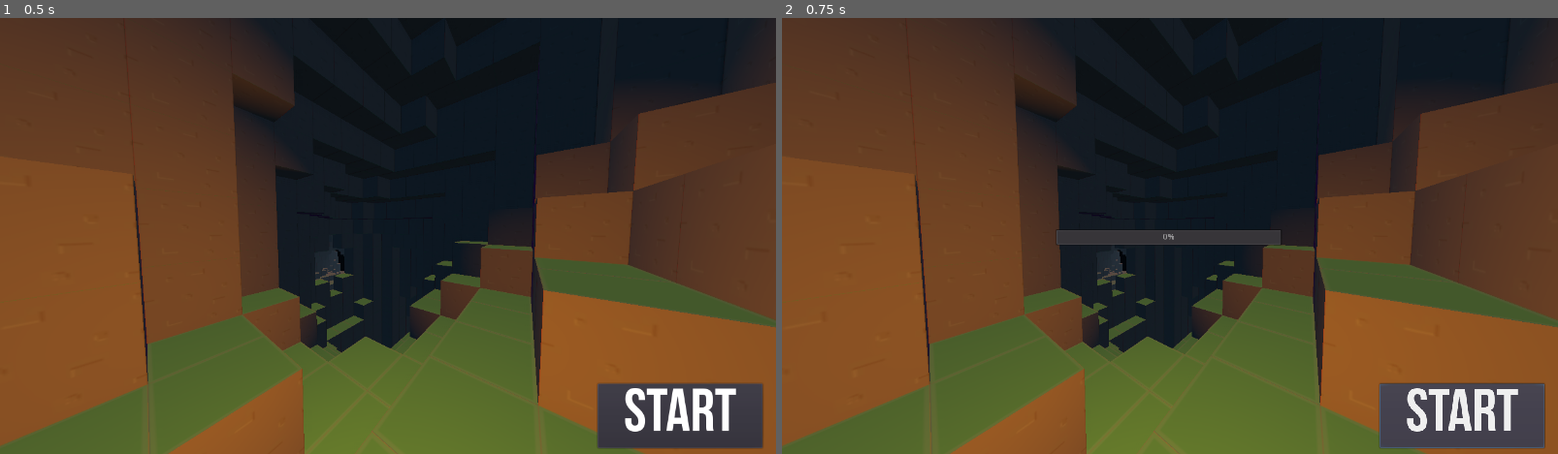
Above: before the commit, frames 1-2 (left to right).
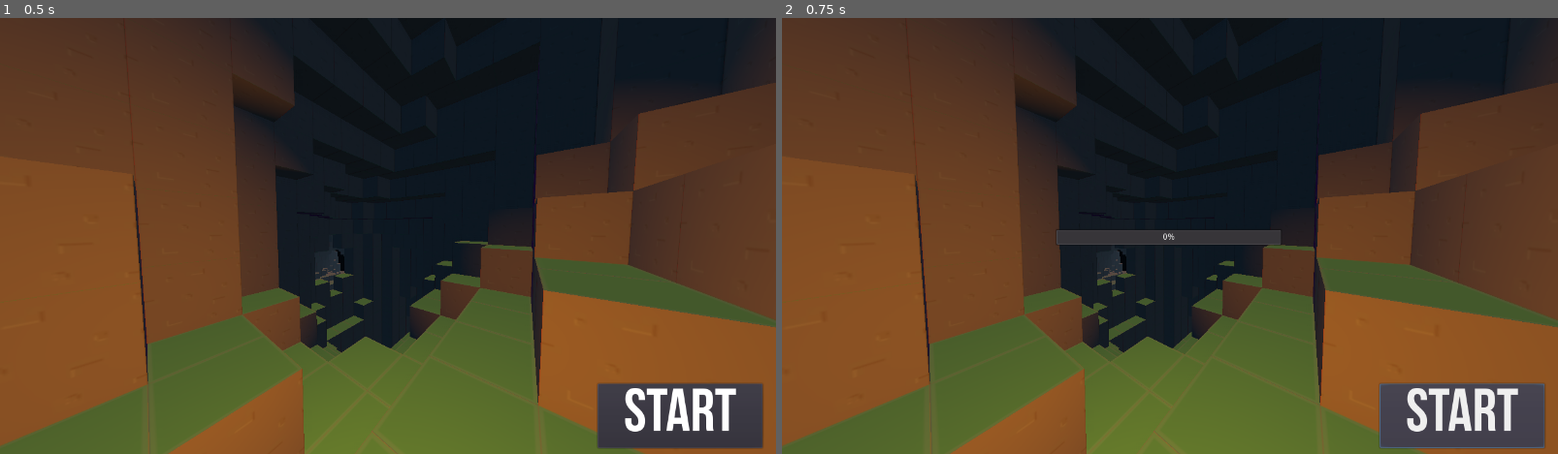
Above: after the commit, the same moments.

Repository: ThomBogers/blocks
Game: Godot game, scene res://scenes/Menu.tscn
The game is run twice, just before and just after one commit, with the same random seed, the same clock (stepped at 60 frames per second) and the same inputs.
Inputs:
- Up to frame 1 (0.5 s): no input
- Up to frame 2 (0.75 s): click "Start" at 0.5 s

Frame 1 is identical in both runs. In frame 2, 0.2% of the frame differs, in the area x 49-99%, y 49-95%.
Error after the commit: Attempt to call function 'instance' in base 'null instance' on a null instance. (res://src/UI/Menu.gd:34)

Commit message:
Cleanup scene tree

Diff:
--- a/scenes/Game.tscn
+++ b/scenes/Game.tscn
@@ -1,8 +1,15 @@
-[gd_scene load_steps=6 format=2]
+[gd_scene load_steps=18 format=2]
 
-[ext_resource path="res://scenes/World.tscn" type="PackedScene" id=1]
-[ext_resource path="res://src/util/threadpool.gd" type="Script" id=2]
-[ext_resource path="res://src/util/savestate.gd" type="Script" id=3]
+[ext_resource path="res://src/game/Game.gd" type="Script" id=1]
+[ext_resource path="res://src/world/World.gd" type="Script" id=2]
+[ext_resource path="res://src/player/Player.gd" type="Script" id=3]
+[ext_resource path="res://src/player/Camera.gd" type="Script" id=4]
+[ext_resource path="res://images/raw/UI/menu_background.png" type="Texture" id=5]
+[ext_resource path="res://src/player/FPS.gd" type="Script" id=6]
+[ext_resource path="res://images/raw/croshair.png" type="Texture" id=7]
+[ext_resource path="res://src/player/Crosshair.gd" type="Script" id=8]
+[ext_resource path="res://src/util/threadpool.gd" type="Script" id=9]
+[ext_resource path="res://src/util/savestate.gd" type="Script" id=10]
 
 [sub_resource type="ProceduralSky" id=1]
 sky_top_color = Color( 0.0470588, 0.454902, 0.976471, 1 )
@@ -26,14 +33,121 @@
 dof_blur_far_quality = 2
 glow_enabled = true
 
+[sub_resource type="CapsuleShape" id=6]
+radius = 0.4
+height = 16.0
+
+[sub_resource type="CapsuleMesh" id=7]
+radius = 0.7
+
+[sub_resource type="SpatialMaterial" id=3]
+flags_transparent = true
+roughness = 0.0
+
+[sub_resource type="DynamicFontData" id=4]
+font_path = "res://fonts/BebasNeueBold.ttf"
+
+[sub_resource type="DynamicFont" id=5]
+size = 100
+font_data = SubResource( 4 )
+
 [node name="Game" type="Spatial"]
+script = ExtResource( 1 )
 
 [node name="Viewport" type="Viewport" parent="."]
 
 [node name="WorldEnvironment" type="WorldEnvironment" parent="."]
 environment = SubResource( 2 )
 
-[node name="World" parent="." instance=ExtResource( 1 )]
+[node name="World" type="Spatial" parent="."]
+script = ExtResource( 2 )
+
+[node name="Player" type="KinematicBody" parent="World"]
+transform = Transform( 1, 0, 0, 0, 1, 0, 0, 0, 1, 0, 16, 0 )
+collision_layer = 0
+collision_mask = 0
+script = ExtResource( 3 )
+
+[node name="PlayerCollider" type="CollisionShape" parent="World/Player"]
+transform = Transform( 1, 0, 0, 0, -4.37114e-008, -1, 0, 1, -4.37114e-008, 0, 0, 0 )
+shape = SubResource( 6 )
+
+[node name="MeshInstance" type="MeshInstance" parent="World/Player/PlayerCollider"]
+transform = Transform( 16, 0, 0, 0, 16, 0, 0, 0, 16, 0, 0, 0 )
+mesh = SubResource( 7 )
+material/0 = SubResource( 3 )
+
+[node name="Camera" type="InterpolatedCamera" parent="World/Player"]
+transform = Transform( 1, 0, 0, 0, 1, 0, 0, 0, 1, 0, 16, 0 )
+fov = 90.0
+far = 4800.0
+target = NodePath("..")
+script = ExtResource( 4 )
+
+[node name="Light" type="OmniLight" parent="World/Player"]
+light_color = Color( 0.870588, 0.580392, 0.0313726, 1 )
+omni_range = 99.0
+
+[node name="InGameMenu" type="Control" parent="World/Player"]
+visible = false
+margin_right = 40.0
+margin_bottom = 40.0
+
+[node name="Background" type="TextureRect" parent="World/Player/InGameMenu"]
+margin_left = 188.912
+margin_top = 121.375
+margin_right = 1088.91
+margin_bottom = 621.375
+texture = ExtResource( 5 )
+
+[node name="saveState" type="Button" parent="World/Player/InGameMenu/Background"]
+margin_left = 100.0
+margin_top = 140.0
+margin_right = 175.0
+margin_bottom = 160.0
+text = "Save state"
+
+[node name="goToMain" type="Button" parent="World/Player/InGameMenu/Background"]
+margin_left = 100.0
+margin_top = 113.368
+margin_right = 175.0
+margin_bottom = 133.368
+text = "Go to main"
+
+[node name="quit" type="Button" parent="World/Player/InGameMenu/Background"]
+margin_left = 100.0
+margin_top = 366.0
+margin_right = 137.0
+margin_bottom = 386.0
+text = "quit"
+
+[node name="Title" type="Label" parent="World/Player/InGameMenu"]
+margin_left = 838.015
+margin_top = 134.0
+margin_right = 1185.01
+margin_bottom = 285.0
+custom_fonts/font = SubResource( 5 )
+custom_colors/font_color = Color( 0, 0, 0, 1 )
+text = "Blocks"
+
+[node name="InGameUI" type="Control" parent="World/Player"]
+visible = false
+margin_right = 40.0
+margin_bottom = 40.0
+
+[node name="FPS" type="Label" parent="World/Player/InGameUI"]
+margin_right = 40.0
+margin_bottom = 14.0
+script = ExtResource( 6 )
+
+[node name="Crosshair" type="TextureRect" parent="World/Player/InGameUI"]
+margin_right = 217.0
+margin_bottom = 217.0
+rect_scale = Vector2( 0.25, 0.25 )
+mouse_filter = 2
+texture = ExtResource( 7 )
+expand = true
+script = ExtResource( 8 )
 
 [node name="DirectionalLight" type="DirectionalLight" parent="."]
 transform = Transform( 0.707107, -0.707107, -3.09086e-008, 0, -4.37114e-008, 1, -0.707107, -0.707107, -3.09086e-008, 0, 100, 0 )
@@ -42,7 +156,11 @@
 directional_shadow_max_distance = 100.0
 
 [node name="Threadpool" type="Node" parent="."]
-script = ExtResource( 2 )
+script = ExtResource( 9 )
 
 [node name="Savestate" type="Node" parent="."]
-script = ExtResource( 3 )
+script = ExtResource( 10 )
+
+[connection signal="pressed" from="World/Player/InGameMenu/Background/saveState" to="World/Player" method="_on_saveState_pressed"]
+[connection signal="pressed" from="World/Player/InGameMenu/Background/goToMain" to="." method="_on_goToMain_pressed"]
+[connection signal="pressed" from="World/Player/InGameMenu/Background/quit" to="." method="_on_quit_pressed"]
--- a/scenes/Player.tscn
+++ /dev/null
@@ -1,100 +0,0 @@
-[gd_scene load_steps=12 format=2]
-
-[ext_resource path="res://src/player/Player.gd" type="Script" id=1]
-[ext_resource path="res://src/player/Camera.gd" type="Script" id=2]
-[ext_resource path="res://images/raw/UI/menu_background.png" type="Texture" id=3]
-[ext_resource path="res://src/player/FPS.gd" type="Script" id=4]
-[ext_resource path="res://images/raw/croshair.png" type="Texture" id=5]
-[ext_resource path="res://src/player/Crosshair.gd" type="Script" id=6]
-
-[sub_resource type="CapsuleShape" id=1]
-radius = 0.4
-height = 16.0
-
-[sub_resource type="CapsuleMesh" id=2]
-radius = 0.7
-
-[sub_resource type="SpatialMaterial" id=3]
-flags_transparent = true
-roughness = 0.0
-
-[sub_resource type="DynamicFontData" id=4]
-font_path = "res://fonts/BebasNeueBold.ttf"
-
-[sub_resource type="DynamicFont" id=5]
-size = 100
-font_data = SubResource( 4 )
-
-[node name="Player" type="KinematicBody"]
-collision_layer = 0
-collision_mask = 0
-script = ExtResource( 1 )
-
-[node name="PlayerCollider" type="CollisionShape" parent="."]
-transform = Transform( 1, 0, 0, 0, -4.37114e-008, -1, 0, 1, -4.37114e-008, 0, 0, 0 )
-shape = SubResource( 1 )
-
-[node name="MeshInstance" type="MeshInstance" parent="PlayerCollider"]
-transform = Transform( 16, 0, 0, 0, 16, 0, 0, 0, 16, 0, 0, 0 )
-mesh = SubResource( 2 )
-material/0 = SubResource( 3 )
-
-[node name="Camera" type="InterpolatedCamera" parent="."]
-transform = Transform( 1, 0, 0, 0, 1, 0, 0, 0, 1, 0, 16, 0 )
-fov = 90.0
-far = 4800.0
-target = NodePath("..")
-script = ExtResource( 2 )
-
-[node name="Light" type="OmniLight" parent="."]
-light_color = Color( 0.870588, 0.580392, 0.0313726, 1 )
-omni_range = 99.0
-
-[node name="InGameMenu" type="Control" parent="."]
-visible = false
-margin_right = 40.0
-margin_bottom = 40.0
-
-[node name="Background" type="TextureRect" parent="InGameMenu"]
-margin_left = 188.912
-margin_top = 121.375
-margin_right = 1088.91
-margin_bottom = 621.375
-texture = ExtResource( 3 )
-
-[node name="saveState" type="Button" parent="InGameMenu/Background"]
-margin_left = 91.9477
-margin_top = 140.183
-margin_right = 171.948
-margin_bottom = 160.183
-text = "Save state"
-
-[node name="Title" type="Label" parent="InGameMenu"]
-margin_left = 838.015
-margin_top = 134.0
-margin_right = 1185.01
-margin_bottom = 285.0
-custom_fonts/font = SubResource( 5 )
-custom_colors/font_color = Color( 0, 0, 0, 1 )
-text = "Blocks"
-
-[node name="InGameUI" type="Control" parent="."]
-visible = false
-margin_right = 40.0
-margin_bottom = 40.0
-
-[node name="FPS" type="Label" parent="InGameUI"]
-margin_right = 40.0
-margin_bottom = 14.0
-script = ExtResource( 4 )
-
-[node name="Crosshair" type="TextureRect" parent="InGameUI"]
-margin_right = 217.0
-margin_bottom = 217.0
-rect_scale = Vector2( 0.25, 0.25 )
-mouse_filter = 2
-texture = ExtResource( 5 )
-expand = true
-script = ExtResource( 6 )
-
-[connection signal="pressed" from="InGameMenu/Background/saveState" to="." method="_on_saveState_pressed"]
--- a/scenes/World.tscn
+++ /dev/null
@@ -1,10 +0,0 @@
-[gd_scene load_steps=3 format=2]
-
-[ext_resource path="res://src/world/World.gd" type="Script" id=1]
-[ext_resource path="res://scenes/Player.tscn" type="PackedScene" id=2]
-
-[node name="World" type="Spatial"]
-script = ExtResource( 1 )
-
-[node name="Player" parent="." instance=ExtResource( 2 )]
-transform = Transform( 1, 0, 0, 0, 1, 0, 0, 0, 1, 0, 16, 0 )
